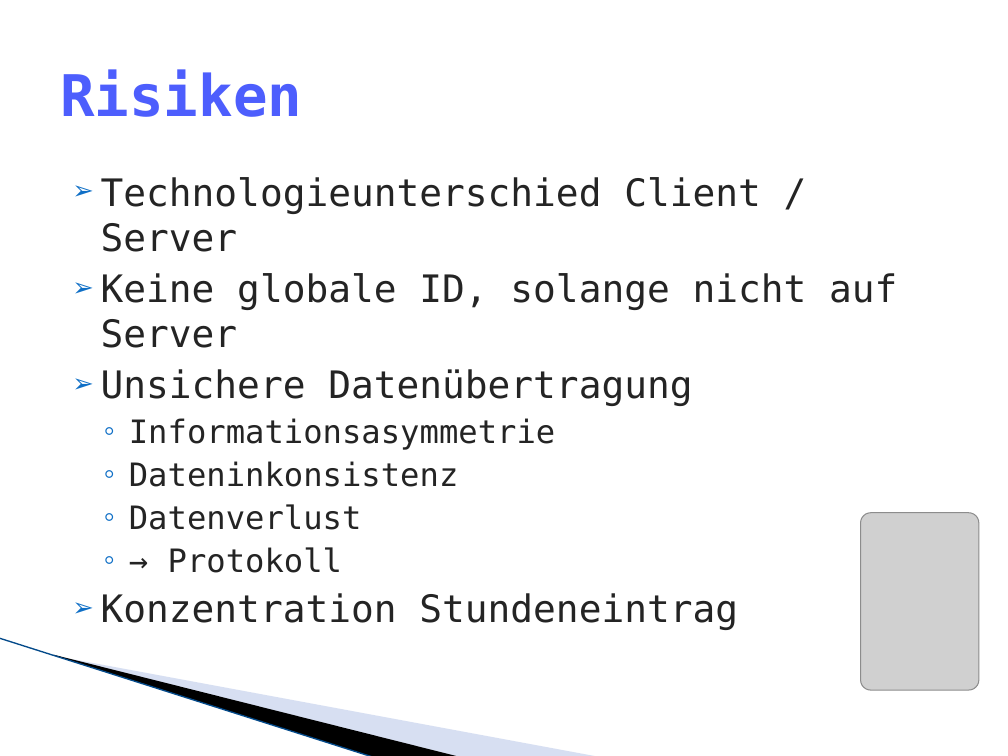
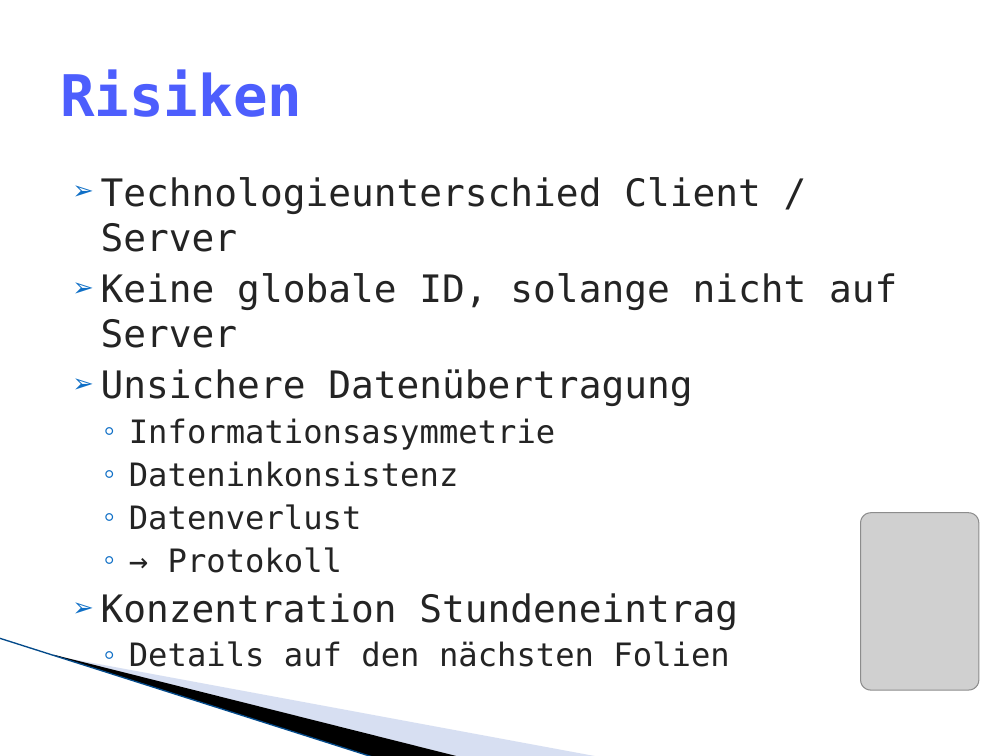
Before and after one commit to lukaselmer/hsr-mrt-software-engineering-2-project, a slide deck: slide 4 of doc/05_Design/praesentation.pptx. Drawn at 1008x756 pixels with LibreOffice and Linux fonts; fonts in the diff are those of the drawing; grey boxes stand for pictures; background and template pictures are left out. Boxes give left, top, right and bottom in pixels: in the first picture for what was removed or moved away, otherwise in the second. Text is boxed around its words. In the diff, an @@ line names an element or a change of style, - is before the commit and + after.

```diff
--- a/doc/05_Design/praesentation.pptx
+++ b/doc/05_Design/praesentation.pptx
@@ text at (129, 641, 729, 667): paragraph added @@
+  ◦ Details auf den nächsten Folien
```
Also in this commit, not shown: 11 other slides changed, 9 slides added, 1 other file.
